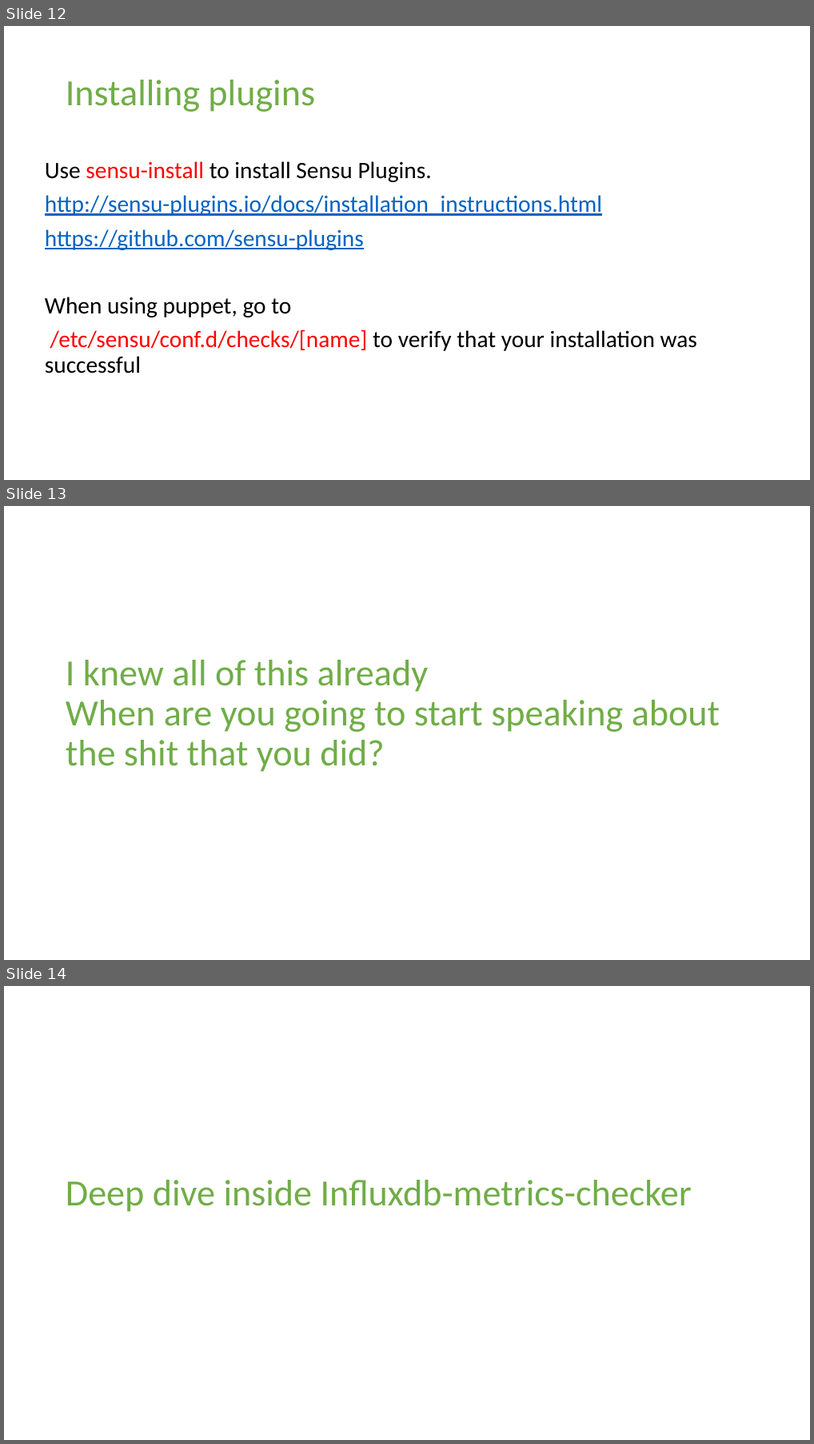
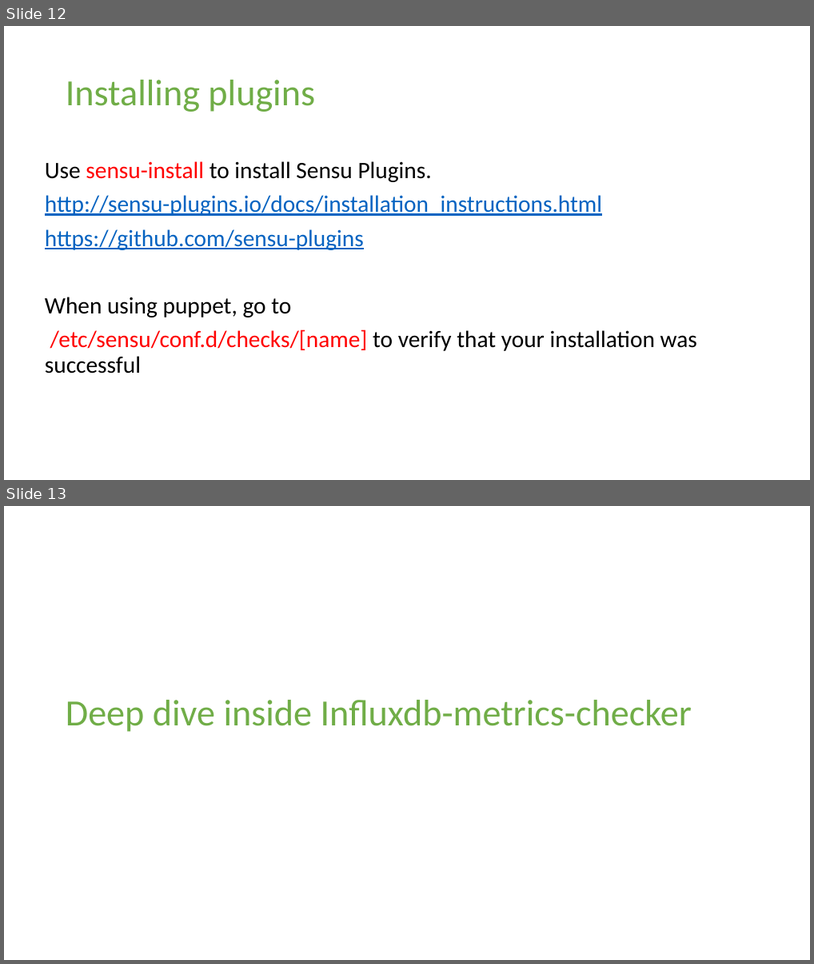
Before and after one commit to pliyo/presentations, a slide deck: SensuChecks.pptx. Shown one above the other, each under a label of ours: slides 12, 13 and 14 before the commit, slides 12 and 13 after it. The pictures are 814x1444 and 814x964 pixels, drawn with LibreOffice and Linux fonts; fonts in the diff are those of the drawing. Boxes give left, top, right and bottom in pixels: in the first picture for what was removed or moved away, otherwise in the second. Text is boxed around its words. In the diff, an @@ line names an element or a change of style, - is before the commit and + after.

```diff
--- a/SensuChecks.pptx
+++ b/SensuChecks.pptx
@@ slide 13 removed at [4,506,810,960], background #FFFFFF @@
@@ title removed at [66,660,720,772] @@
-I knew all of this already
-When are you going to start speaking about the shit that you did?
@@ what was slide 14 is now slide 13 @@
```
Also in this commit, not shown: 2 slides changed, 3 slides added.
